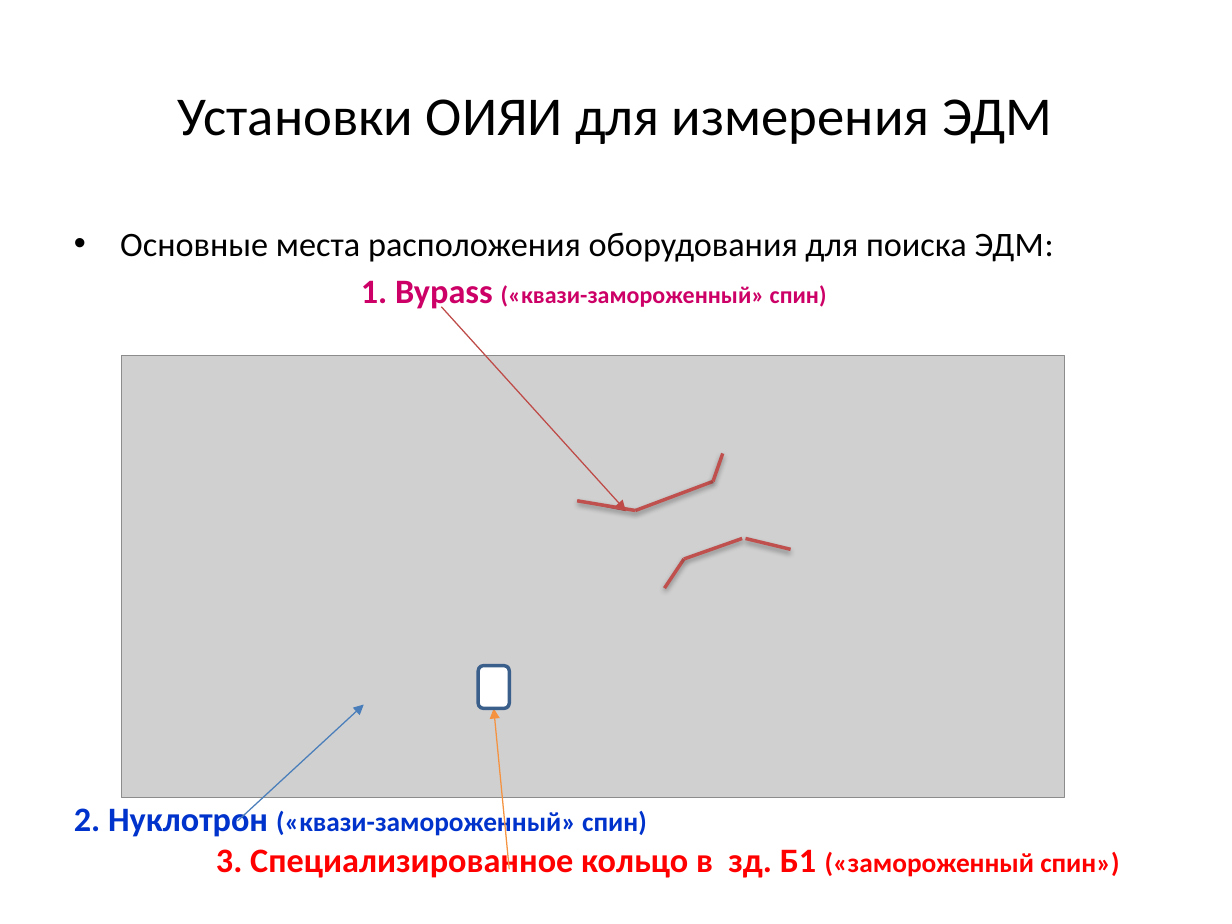
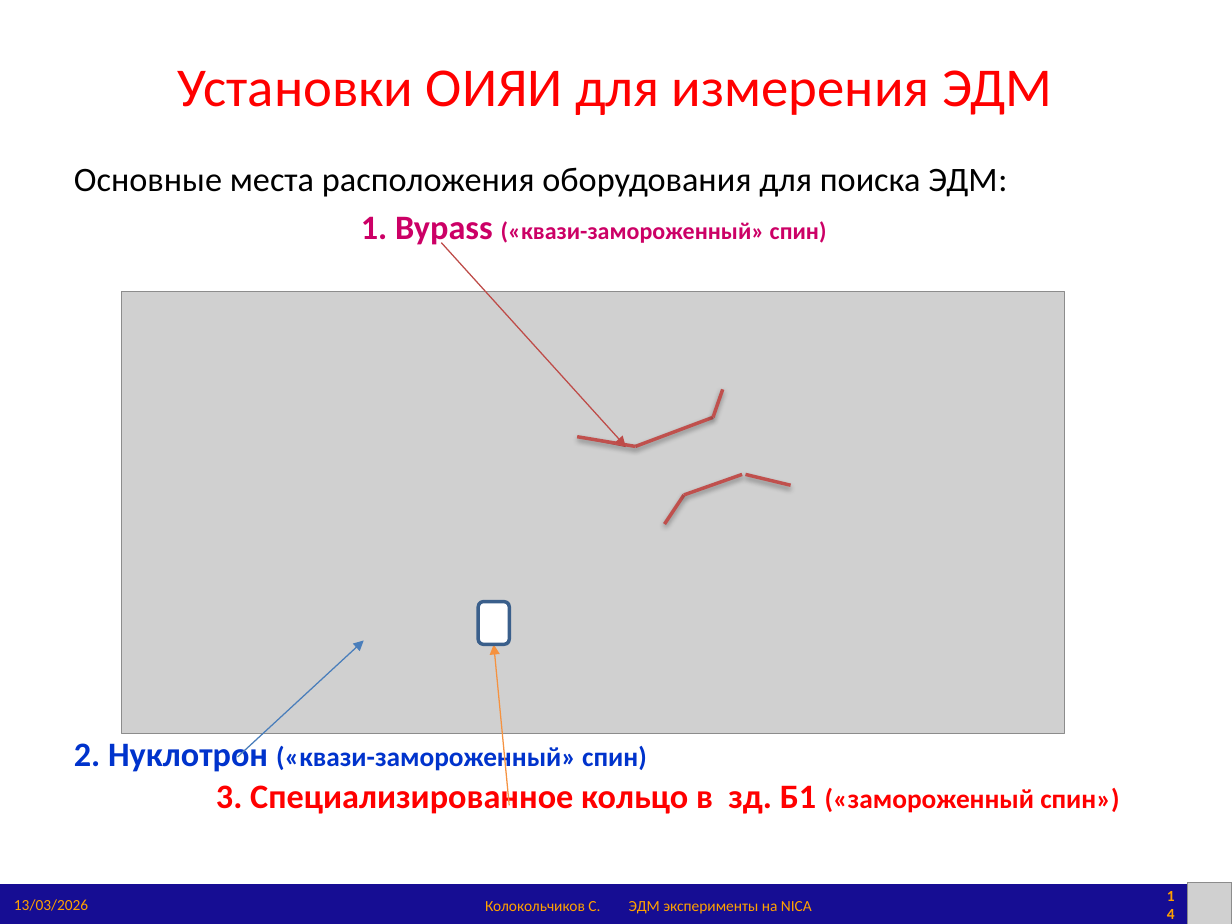
Before and after one commit to sergeybell/article, a slide deck: slide 14 of 2026/СЯФ'26/NSK'26_EDM_Kolokolchikov.pptx (slide 17 before the commit). Drawn at 1232x924 pixels with LibreOffice and Linux fonts; fonts in the diff are those of the drawing; grey boxes stand for pictures. Boxes give left, top, right and bottom in pixels: in the first picture for what was removed or moved away, otherwise in the second. Text is boxed around its words. In the diff, an @@ line names an element or a change of style, - is before the commit and + after.

```diff
--- a/2026/СЯФ'26/NSK'26_EDM_Kolokolchikov.pptx
+++ b/2026/СЯФ'26/NSK'26_EDM_Kolokolchikov.pptx
@@ title "Установки ОИЯИ для измерения ЭДМ" at bbox=[178, 70, 1053, 115]: text colour #000000 to #FF0000 @@
@@ text at bbox=[74, 167, 1007, 197]: bullet • to none @@
@@ 7 lines, 3 arrows, 1 text, 1 picture, 1 rounded rectangle: place and size @@
-7 lines, 3 arrows, 1 text, 1 picture, 1 rounded rectangle at bbox=[74, 232, 1119, 878]
+7 lines, 3 arrows, 1 text, 1 picture, 1 rounded rectangle at bbox=[74, 167, 1119, 814]
@@ rectangle added at bbox=[0, 885, 1232, 924], fill #160D93 @@
@@ text added at bbox=[14, 899, 88, 911], 9 pt, text #FFA100 @@
+13/03/2026
@@ page number added at bbox=[1162, 888, 1179, 919], 9 pt, text #FFA100, bold @@
+14
@@ picture added at bbox=[1188, 882, 1232, 924] @@
@@ text added at bbox=[485, 901, 600, 911], 9 pt, text #FFA100 @@
+Колокольчиков С.
@@ text added at bbox=[629, 901, 812, 914], 9 pt, text #FFA100 @@
+ЭДМ эксперименты на NICA
```
Also in this commit, not shown: 25 other slides changed, 5 slides added, 4 slides removed, 7 other files.
